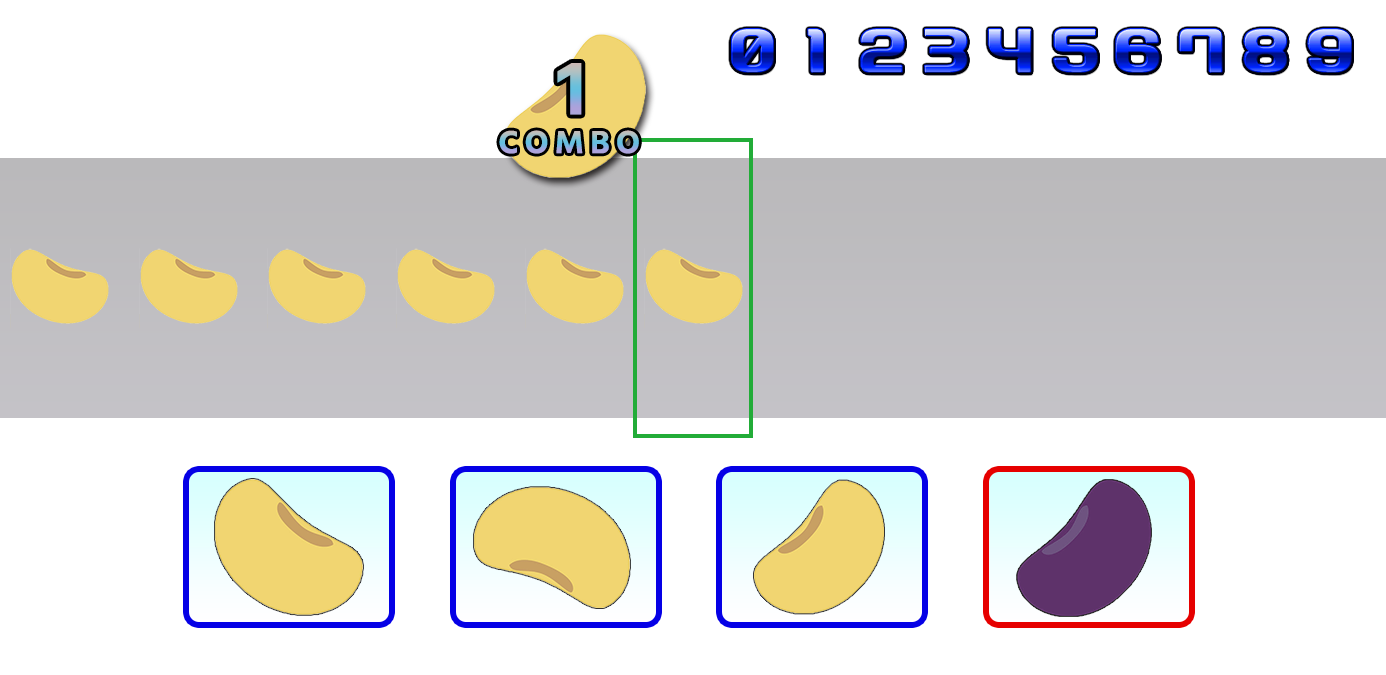
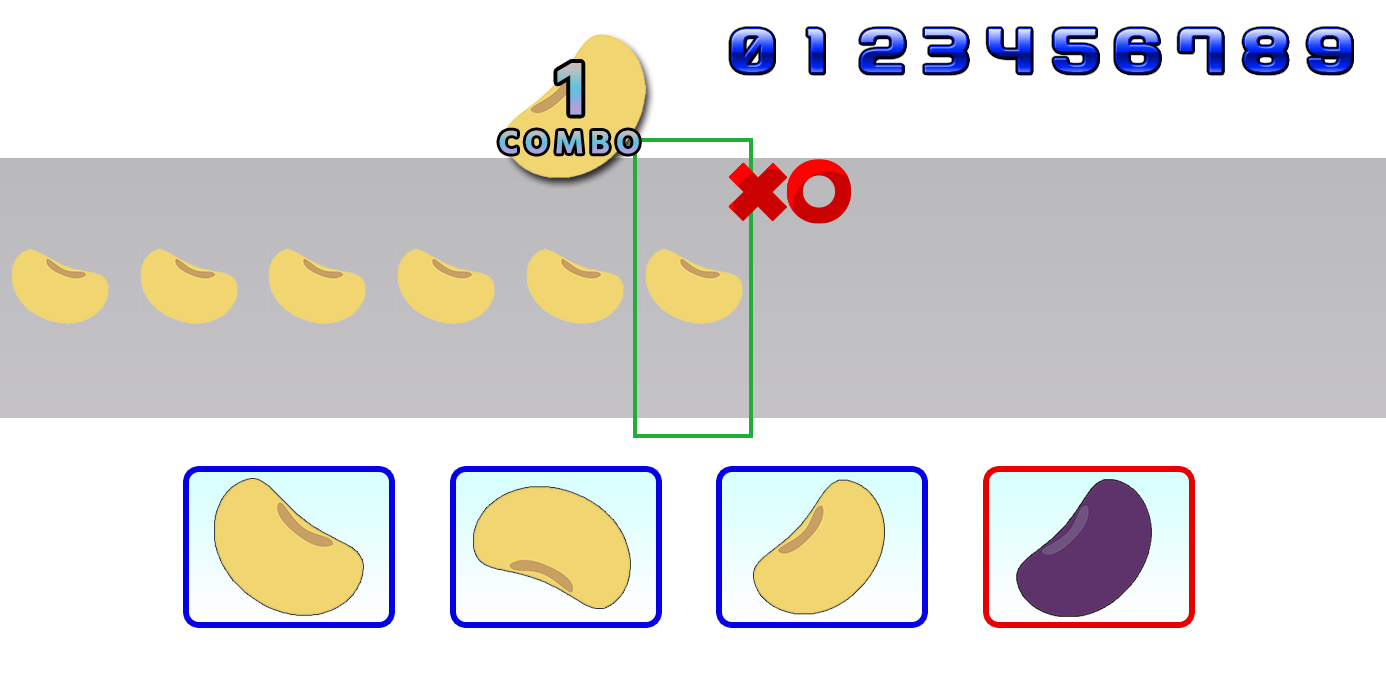
Two versions of the same layered image (1386 × 675). Layer-by-layer changes:
added layer "batu" in group "game" over [728, 162, 788, 222]
added layer "maru" in group "game" over [786, 159, 852, 224]
